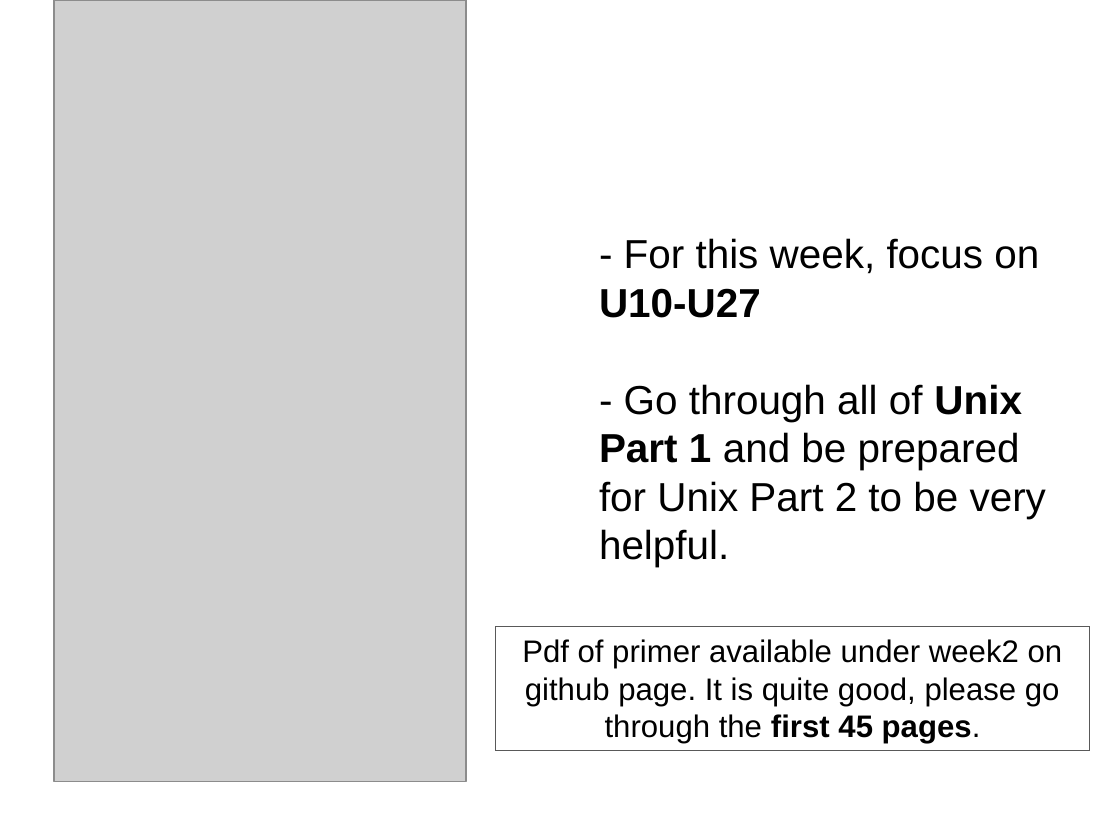
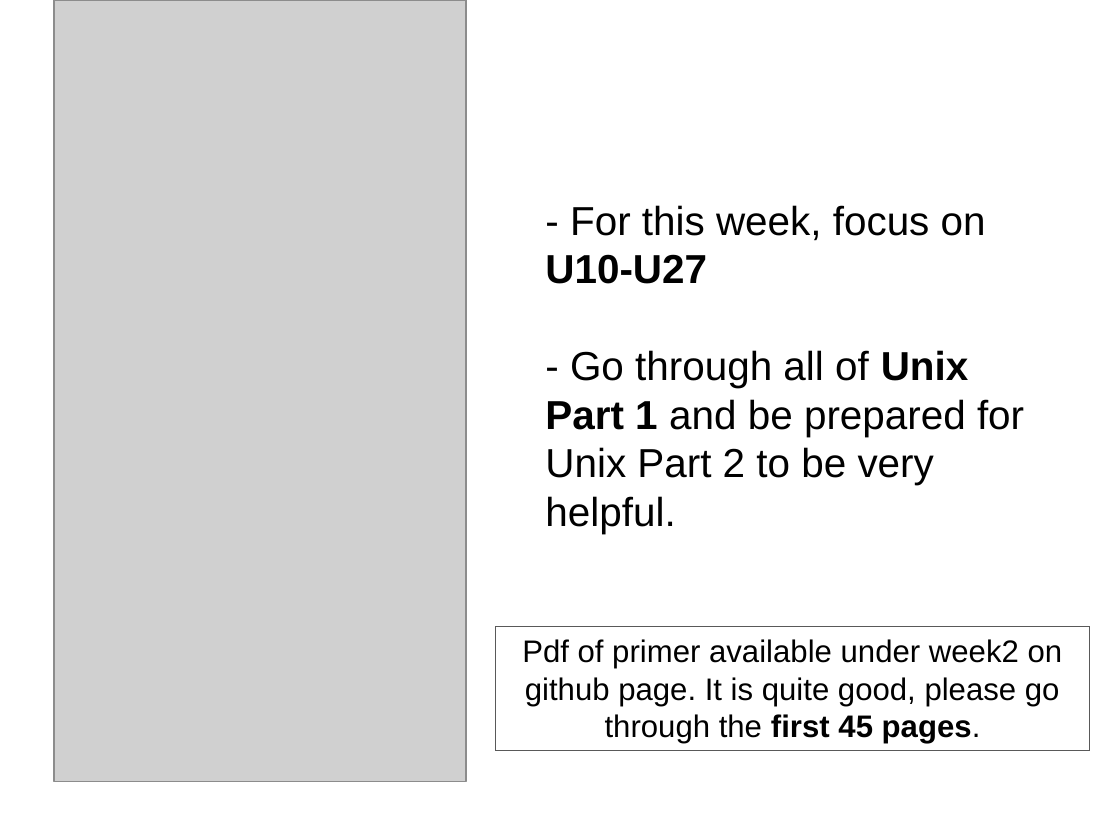
Before and after one commit to tparchman/F26_BIOL792, a slide deck: slide 2 of week2_LinuxII/week2.pptx. Drawn at 1120x840 pixels with LibreOffice and Linux fonts; fonts in the diff are those of the drawing; grey boxes stand for pictures. Boxes give left, top, right and bottom in pixels: in the first picture for what was removed or moved away, otherwise in the second. Text is boxed around its words. In the diff, an @@ line names an element or a change of style, - is before the commit and + after.

```diff
--- a/week2_LinuxII/week2.pptx
+++ b/week2_LinuxII/week2.pptx
@@ text "- For this week, focus ..." rewrapped from box(599, 238, 1046, 567) to box(545, 205, 1024, 534) @@
```
Also in this commit, not shown: 6 other slides changed, 23 other files.
